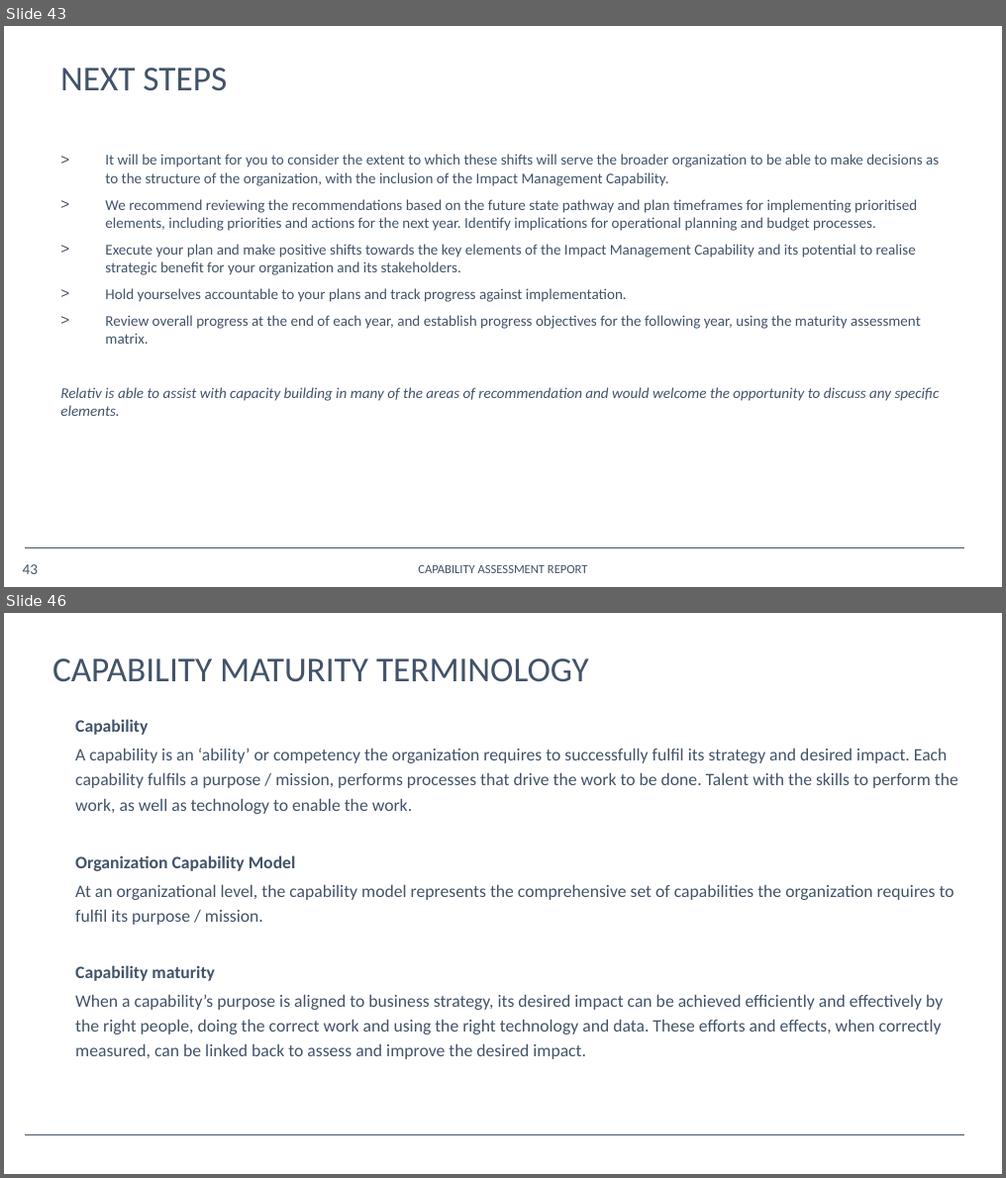
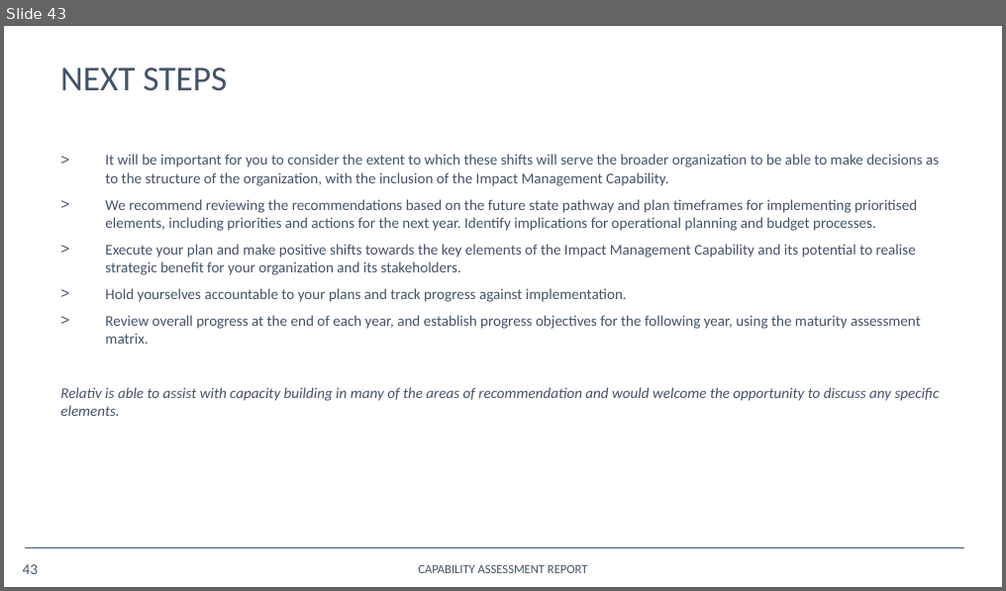
Before and after one commit to opus-meum/power-automate, a slide deck: Capability Assessment Report.pptx. Shown one above the other, each under a label of ours: slides 43 and 46 before the commit, slide 43 after it; the slides between them are not shown. The pictures are 1006x1178 and 1006x591 pixels, drawn with LibreOffice and Linux fonts; fonts in the diff are those of the drawing; background and template pictures are left out. Boxes give left, top, right and bottom in pixels: in the first picture for what was removed or moved away, otherwise in the second. Text is boxed around its words. In the diff, an @@ line names an element or a change of style, - is before the commit and + after.

```diff
--- a/Capability Assessment Report.pptx
+++ b/Capability Assessment Report.pptx
@@ slide 46 removed at (4,613,1002,1174), background #FFFFFF; not listed: 1 template element that a slide beside it also shows @@
@@ title removed at (53,659,589,682) @@
-CAPABILITY MATURITY TERMINOLOGY
@@ text removed at (75,719,958,814) @@
-Capability
-A capability is an ‘ability’ or competency the organization requires to successfully fulfil its strategy and desired impact. Each capability fulfils a purpose / mission, performs processes that drive the work to be done. Talent with the skills to perform the work, as well as technology to enable the work.
@@ text removed at (75,856,954,925) @@
-Organization Capability Model
-At an organizational level, the capability model represents the comprehensive set of capabilities the organization requires to fulfil its purpose / mission.
@@ text removed at (75,965,943,1059) @@
-Capability maturity
-When a capability’s purpose is aligned to business strategy, its desired impact can be achieved efficiently and effectively by the right people, doing the correct work and using the right technology and data. These efforts and effects, when correctly measured, can be linked back to assess and improve the desired impact.
```
Also in this commit, not shown: 11 slides changed, 26 other slides removed, 1 other file.
